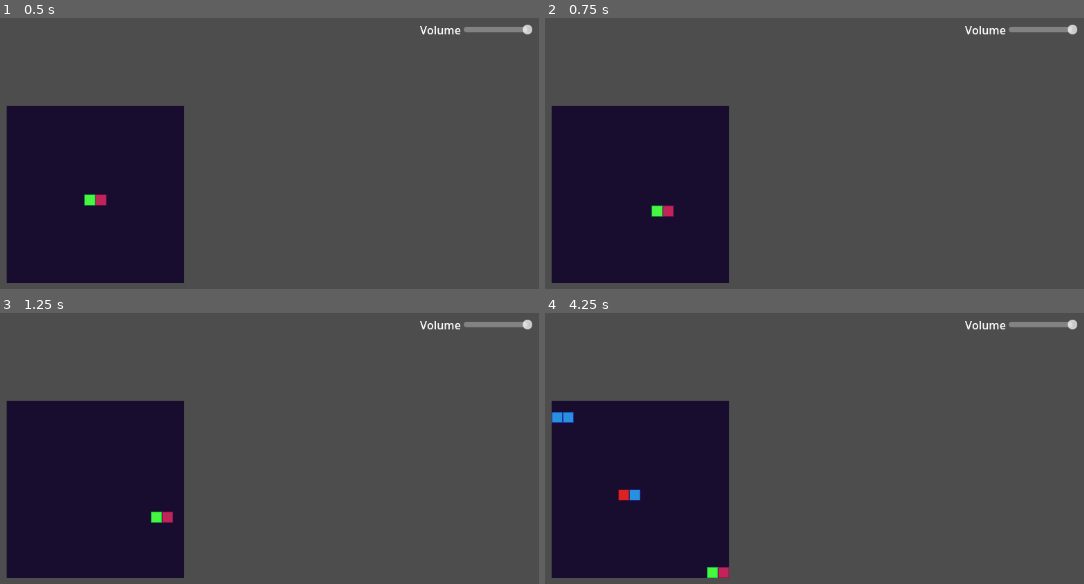
Above: before the commit, frames 1-4 (two rows, left to right).
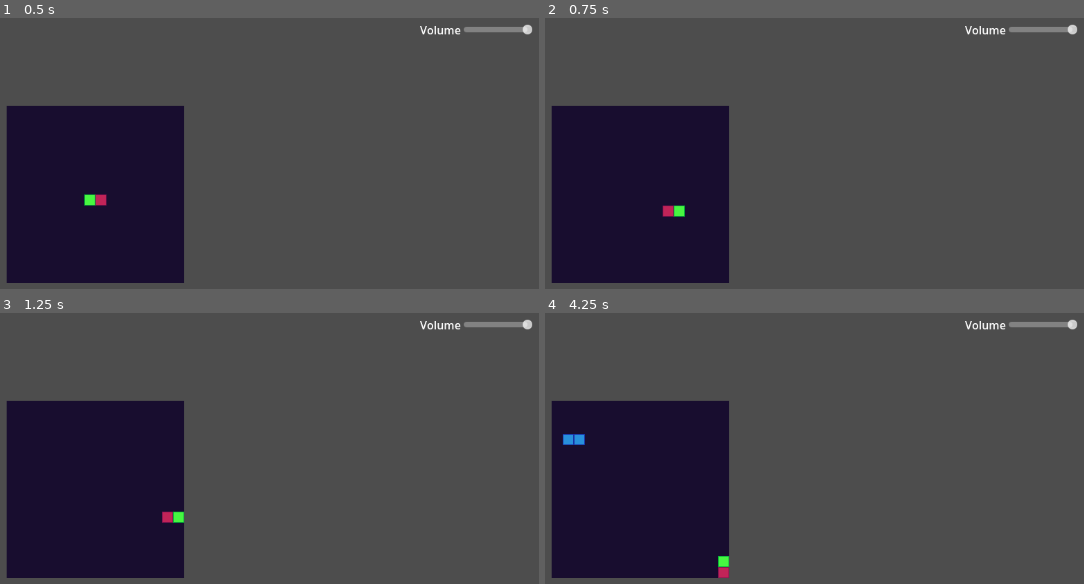
Above: after the commit, the same moments.

Repository: OwlyCode/LD54
Game: Godot game, scene res://game.tscn
The game is run twice, just before and just after one commit, with the same random seed, the same clock (stepped at 60 frames per second) and the same inputs.
Inputs:
- Up to frame 1 (0.5 s): no input
- Up to frame 2 (0.75 s): tap Enter at 0.5 s; hold Right (right) from 0.53 s (still down); hold Space (rotate) from 0.53 s (still down)
- Up to frame 3 (1.25 s): keep holding Right (right); keep holding Space (rotate)
- Up to frame 4 (4.25 s): release Right (right) at 1.28 s; release Space (rotate) at 1.28 s; hold Down (down) 1.28-2.03 s; tap Space (rotate) at 1.35, 2.85 s; hold Right (right) 2.03-2.78 s; hold Space (rotate) 2.03-2.78 s; hold Up (up) 2.78-3.53 s; tap Enter at 3.5 s; hold Left (left) from 3.53 s (still down); hold Space (rotate) from 3.53 s (still down)

Frame 1 is identical in both runs. In frame 2, 0.2% of the frame differs, in the area x 19-26%, y 69-74%; in frame 3, 0.2%; in frame 4, 0.7%, in the area x 1-35%, y 36-98%.

Commit message:
Added rotation

Diff:
--- a/TileMap.gd
+++ b/TileMap.gd
@@ -17,7 +17,14 @@
 var interacted = false
 var push = []
 
-# Called when the node enters the scene tree for the first time.
+
+var drop_cooldown = COOLDOWN_VALUE
+var lock_cooldown = COOLDOWN_VALUE
+
+enum { DROPPING, LOCKING, COMBOING }
+
+var game_state = DROPPING
+
 func _ready():
 	state = blank_state()
 	gravity = blank_state()
@@ -171,9 +178,6 @@
 
 	if matched:
 		pass # TODO effect
-
-	spawn_piece()
-
 
 func change_state(x, y, block):
 	state[x][y] = block
@@ -236,26 +240,30 @@
 	if direction == Block.DOWN:
 		if can_move_down():
 			move_down()
+			set_game_state(DROPPING)
 		else:
-			lock()
+			set_game_state(LOCKING)
 
 	if direction == Block.UP:
 		if can_move_up():
 			move_up()
+			set_game_state(DROPPING)
 		else:
-			lock()
+			set_game_state(LOCKING)
 
 	if direction == Block.LEFT:
 		if can_move_left():
 			move_left()
+			set_game_state(DROPPING)
 		else:
-			lock()
+			set_game_state(LOCKING)
 
 	if direction == Block.RIGHT:
 		if can_move_right():
 			move_right()
+			set_game_state(DROPPING)
 		else:
-			lock()
+			set_game_state(LOCKING)
 
 func interact():
 	for p in push:
@@ -290,35 +298,98 @@
 func _process(_delta):
 	draw()
 
+
+func rotate_piece():
+	if len(active_cells) < 2:
+		return
+
+	var root_cell = active_cells[0]
+
+	if active_cells[1][0] == root_cell[0] - 1: # LEFT
+		if root_cell[1] > 0 and state[root_cell[0]][root_cell[1]-1] == null:
+			active_cells[1][0] = root_cell[0]
+			active_cells[1][1] = root_cell[1] - 1
+
+	elif active_cells[1][0] == root_cell[0] + 1: # RIGHT
+		if root_cell[1] < GRID_SIZE - 1 and state[root_cell[0]][root_cell[1]+1] == null:
+			active_cells[1][0] = root_cell[0]
+			active_cells[1][1] = root_cell[1] + 1
+
+	elif active_cells[1][1] == root_cell[1] - 1: # UP
+		if root_cell[0] < GRID_SIZE - 1 and state[root_cell[0]+1][root_cell[1]] == null:
+			active_cells[1][0] = root_cell[0] + 1
+			active_cells[1][1] = root_cell[1]
+
+	elif active_cells[1][1] == root_cell[1] + 1: # DOWN
+		if root_cell[0] > 0 and state[root_cell[0]-1][root_cell[1]] == null:
+			active_cells[1][0] = root_cell[0] - 1
+			active_cells[1][1] = root_cell[1]
+
+func set_game_state(s):
+	if s != game_state:
+		if s == LOCKING:
+			lock_cooldown = COOLDOWN_VALUE
+
+	game_state = s
+
 func _physics_process(delta):
+	if game_state == LOCKING:
+		lock_cooldown -= delta
+
+		if lock_cooldown < 0:
+			lock()
+			lock_cooldown = COOLDOWN_VALUE
+			set_game_state(DROPPING)
+			spawn_piece()
+
+	pack()
+
 	if Input.is_action_just_pressed("down") or (Input.is_action_pressed("down") and action_cooldown < 0):
+		if direction == Block.DOWN:
+			cooldown = COOLDOWN_VALUE
+
 		push.append(Block.DOWN)
 		interacted = true
 
 	if Input.is_action_just_pressed("left") or (Input.is_action_pressed("left") and action_cooldown < 0):
+		if direction == Block.LEFT:
+			cooldown = COOLDOWN_VALUE
+
 		push.append(Block.LEFT)
 		interacted = true
 
 	if Input.is_action_just_pressed("right") or (Input.is_action_pressed("right") and action_cooldown < 0):
+		if direction == Block.RIGHT:
+			cooldown = COOLDOWN_VALUE
+
 		push.append(Block.RIGHT)
 		interacted = true
 
 	if Input.is_action_just_pressed("up") or (Input.is_action_pressed("up") and action_cooldown < 0):
+		if direction == Block.UP:
+			cooldown = COOLDOWN_VALUE
+
 		push.append(Block.UP)
+		interacted = true
+
+
+
+	if Input.is_action_just_pressed("rotate") or (Input.is_action_pressed("rotate") and action_cooldown < 0):
+		rotate_piece()
 		interacted = true
 
 
 	if interacted:
 		action_cooldown = 0.1
 
-	cooldown -= delta
 	action_cooldown -= delta
 
 	interact()
 	interacted = false
 
-	if cooldown < 0:
-		cooldown = COOLDOWN_VALUE
-		update_state()
-
-	pack()
+	if game_state == DROPPING:
+		cooldown -= delta
+
+		if cooldown < 0:
+			cooldown = COOLDOWN_VALUE
+			update_state()
